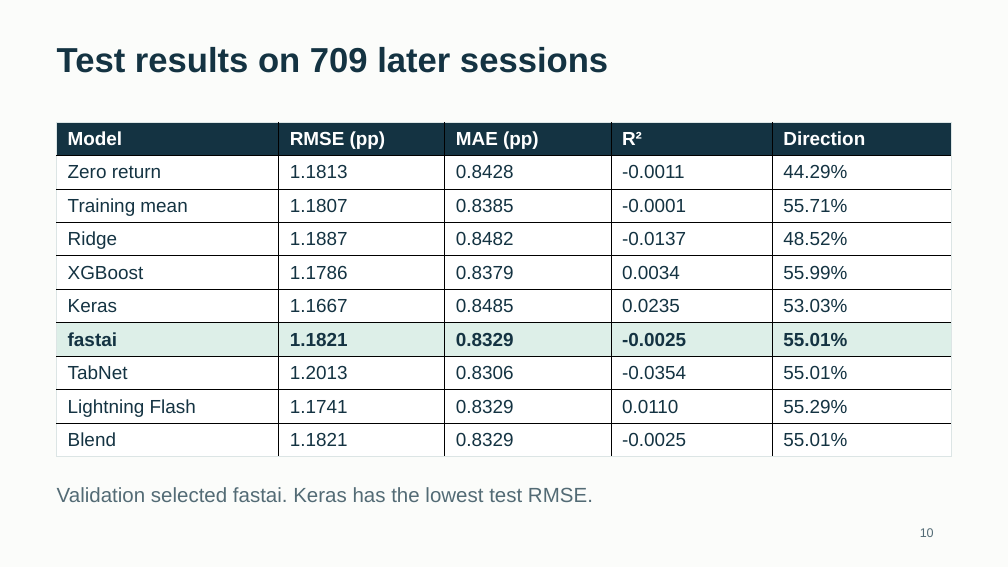
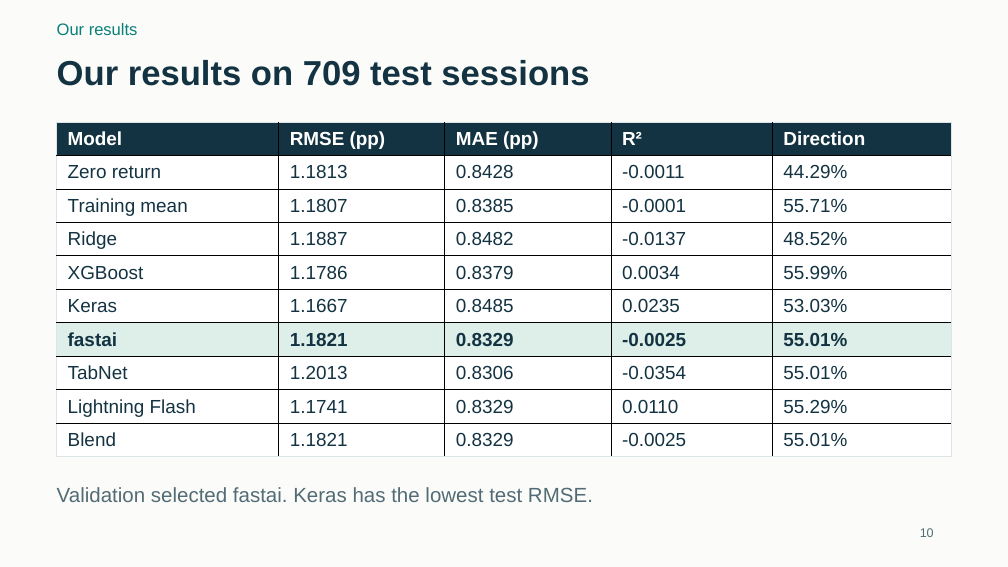
Before and after one commit to Darshansg76/Team12-Nifty-Commodities-Return-Prediction, a slide deck: slide 10 of deliverables/Team_12_Presentation.pptx. Drawn at 1008x567 pixels with LibreOffice and Linux fonts; fonts in the diff are those of the drawing. Boxes give left, top, right and bottom in pixels: in the first picture for what was removed or moved away, otherwise in the second. Text is boxed around its words. In the diff, an @@ line names an element or a change of style, - is before the commit and + after.

```diff
--- a/deliverables/Team_12_Presentation.pptx
+++ b/deliverables/Team_12_Presentation.pptx
@@ text added at <box>57,23,138,35</box>, 15.8 pt, text #087F78 @@
+Our results
@@ text at <box>57,60,589,86</box>: text changed @@
-Test results on 709 later sessions
+Our results on 709 test sessions
```
Also in this commit, not shown: 12 other slides changed, 3 slides added, 3 slides removed, 5 other files.
